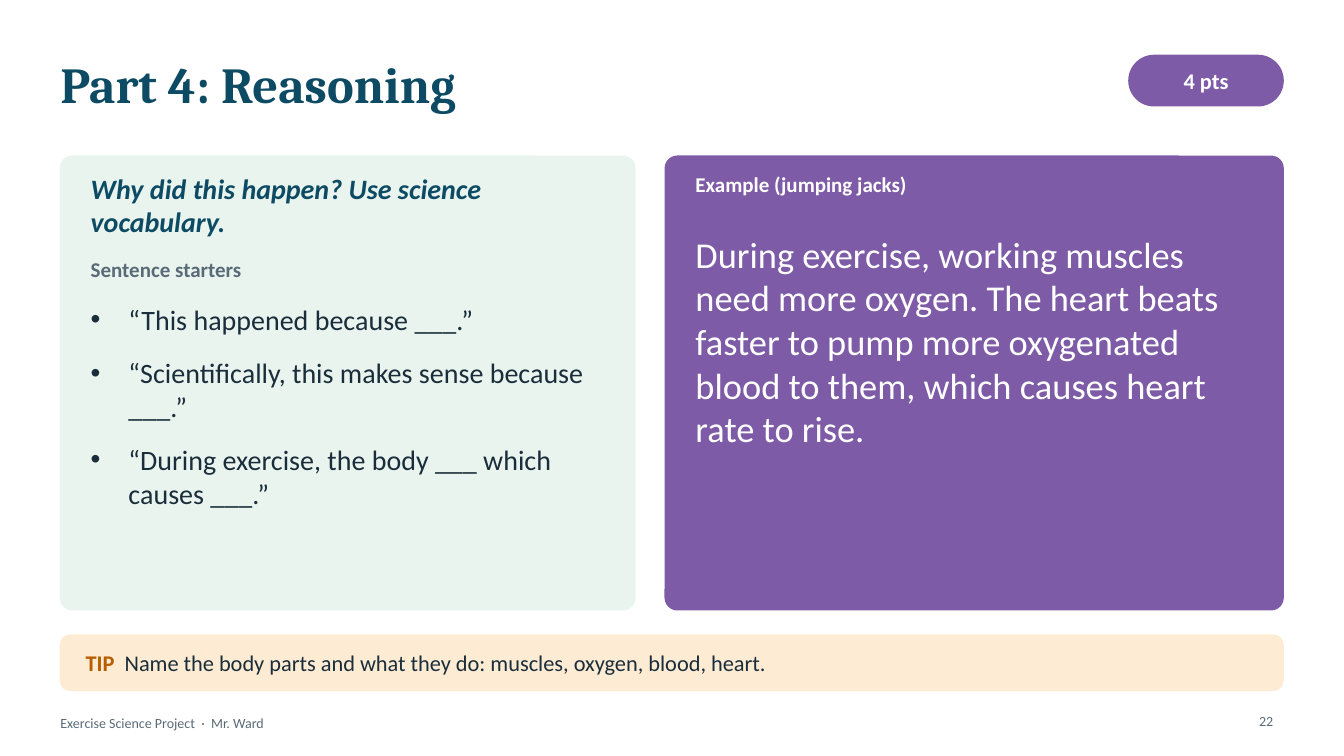
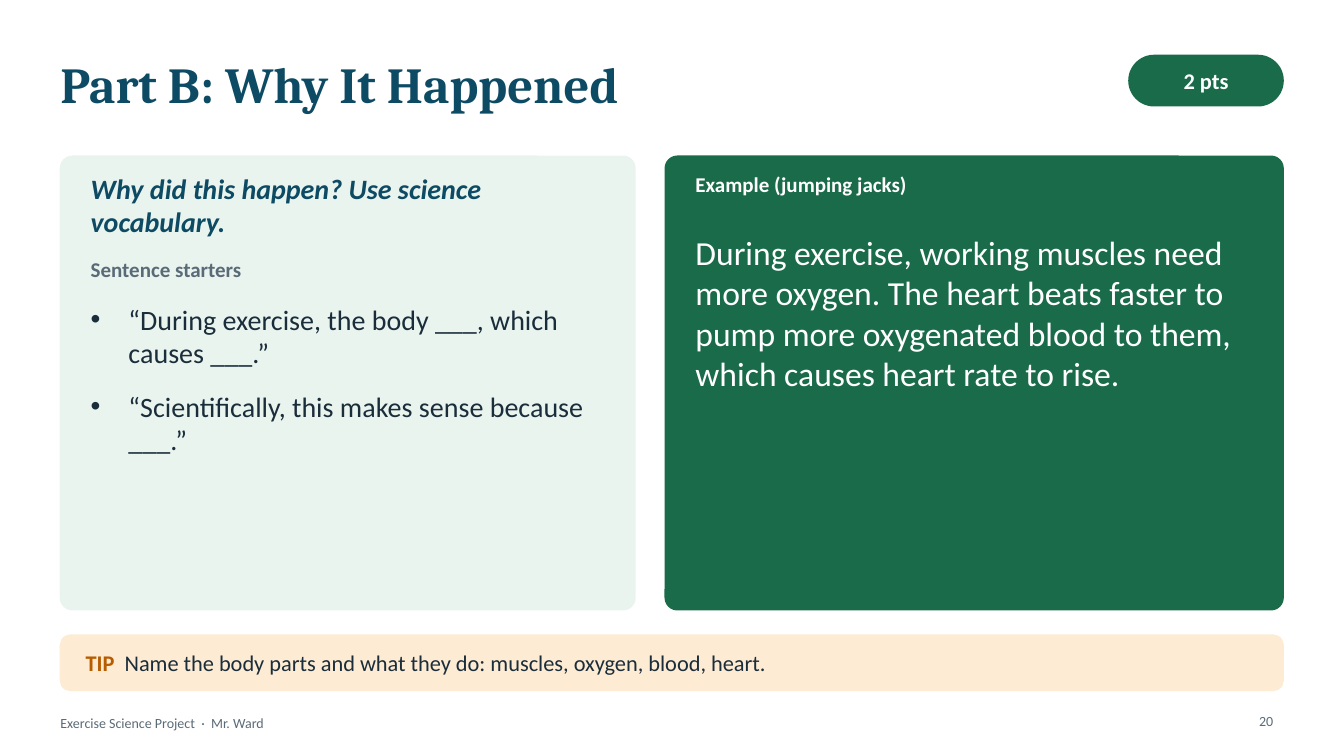
Before and after one commit to rward-prog/tri-1-7thgrade-project, a slide deck: slide 20 of files/Intro_and_Conclusion_Guide.pptx (slide 22 before the commit). Drawn at 1344x756 pixels with LibreOffice and Linux fonts; fonts in the diff are those of the drawing. Boxes give left, top, right and bottom in pixels: in the first picture for what was removed or moved away, otherwise in the second. Text is boxed around its words. In the diff, an @@ line names an element or a change of style, - is before the commit and + after.

```diff
--- a/files/Intro_and_Conclusion_Guide.pptx
+++ b/files/Intro_and_Conclusion_Guide.pptx
@@ rounded rectangle at (1129, 55, 1284, 106): fill #7D5BA6 to #1A6B4A; outline #7D5BA6 1 pt to #1A6B4A 1 pt @@
@@ title at (60, 68, 618, 114): text changed @@
-Part 4: Reasoning
+Part B: Why It Happened
@@ text at (1184, 74, 1229, 93): text changed @@
-4 pts
+2 pts
@@ rounded rectangle at (665, 156, 1284, 610): fill #7D5BA6 to #1A6B4A; outline #7D5BA6 1 pt to #1A6B4A 1 pt @@
@@ text "During exercise, working muscles need ..." at (695, 241, 1231, 387): size 26 to 24 pt @@
@@ text at (128, 310, 558, 363): text changed @@
-• “This happened because ___.”
+• “During exercise, the body ___, which causes ___.”
@@ text at (128, 450, 551, 504): paragraph removed @@
-• “During exercise, the body ___ which causes ___.”
@@ page number at (1259, 717, 1273, 726): text changed @@
-22
+20
```
Also in this commit, not shown: 4 other slides changed, 5 slides added, 5 slides removed, 20 other files.
